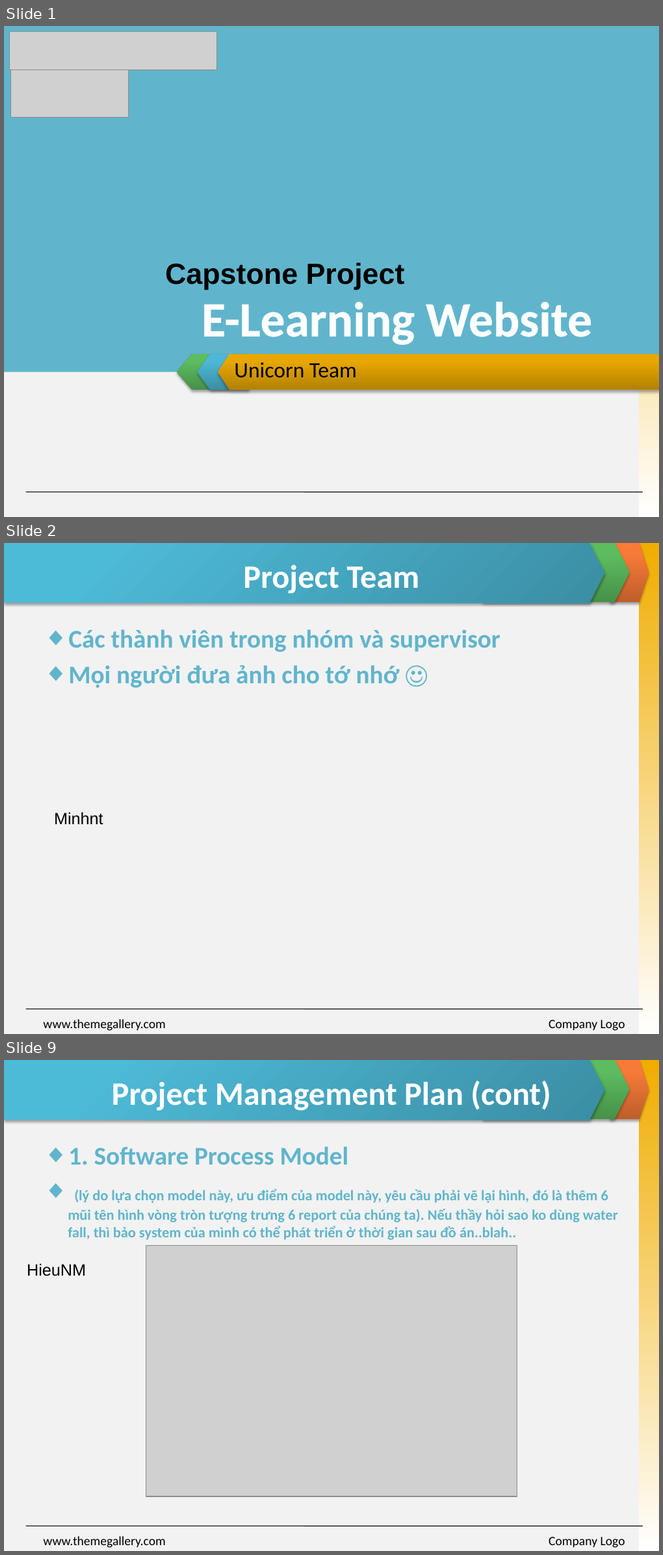
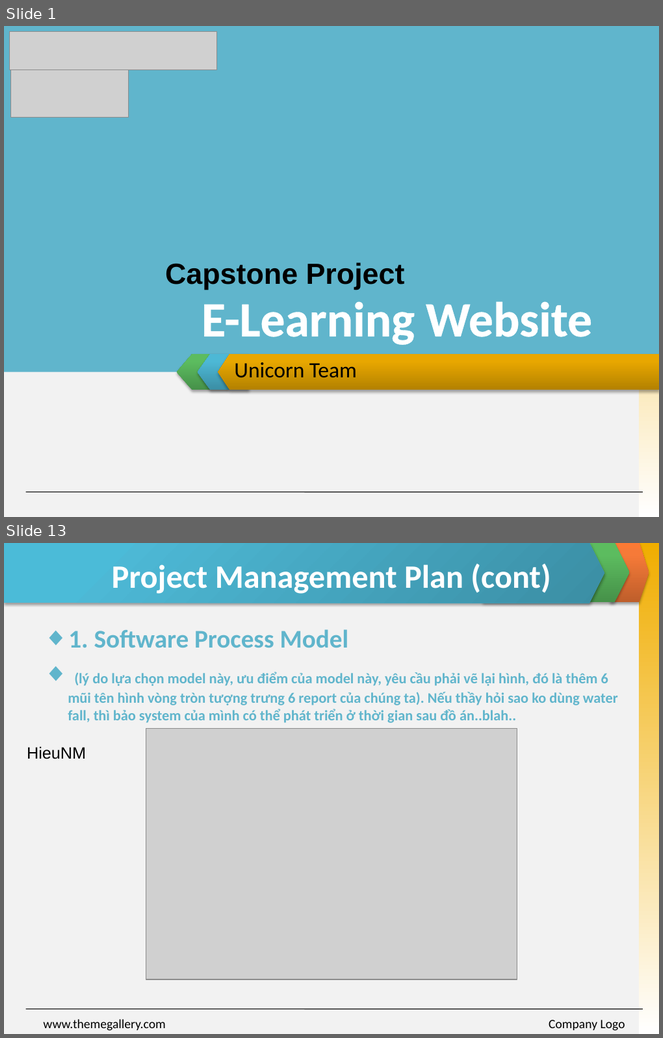
Before and after one commit to skyview059/e-learning-website, a slide deck: Document/Final report/Slide Present E-Learning.pptx. Shown one above the other, each under a label of ours: slides 1, 2 and 9 before the commit, slides 1 and 13 after it; the slides between them are not shown. The pictures are 663x1555 and 663x1038 pixels, drawn with LibreOffice and Linux fonts; fonts in the diff are those of the drawing; grey boxes stand for pictures. Boxes give left, top, right and bottom in pixels: in the first picture for what was removed or moved away, otherwise in the second. Text is boxed around its words. In the diff, an @@ line names an element or a change of style, - is before the commit and + after.

```diff
--- a/Document/Final report/Slide Present E-Learning.pptx
+++ b/Document/Final report/Slide Present E-Learning.pptx
@@ slide 2 removed at (4, 543, 659, 1034), background #F2F2F2; not listed: 5 template elements that a slide beside it also shows @@
@@ title removed at (243, 564, 420, 594) @@
-Project Team
@@ text removed at (68, 629, 501, 688) @@
-◆ Các thành viên trong nhóm và supervisor
-◆ Mọi người đưa ảnh cho tớ nhớ ☺
@@ text removed at (54, 812, 103, 825) @@
-Minhnt
@@ text removed at (43, 1019, 165, 1031) @@
-www.themegallery.com
@@ text removed at (549, 1020, 625, 1031) @@
-Company Logo
@@ what was slide 9 is now slide 13 @@
```
Also in this commit, not shown: 4 slides changed, 7 slides added, 2 other slides removed.
